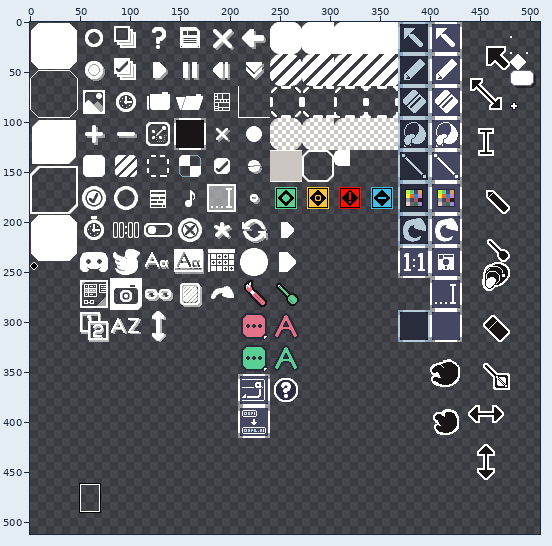
One commit to this sprite sheet: assets/gui.png. Above, an overview of the earlier version with the close-up marked.
Close-up. Before the edit:
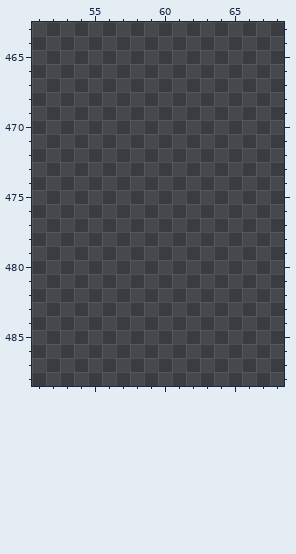
The file is 512x512 pixels. Colours within 5 levels of each other are drawn and written as one. Shown: x 51..68, y 463..488. The wide view leaves out empty margins. The commit also changed other parts of the picture, which this record leaves out.
After:
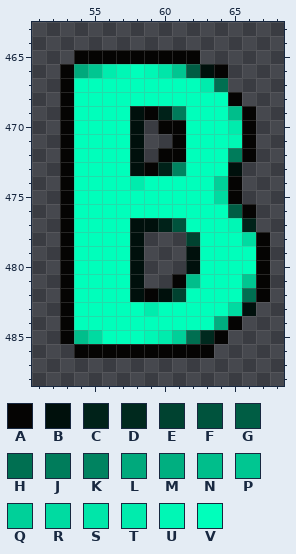
Palette (. is transparent): A #050403  B #00100c  C #002219  D #00291e  E #004230  F #00533d  G #005d44  H #006f51  J #007c5b  K #008360  L #00a97c  M #00af80  N #00be8b  P #00c691  Q #00d099  R #00dba1  S #00e6a9  T #00ecad  U #00f7b5  V #00ffbb
From old to new:
@@ x 51..68 @@
 464 ..................
-465 ..................
-466 ..................
-467 ..................
-468 ..................
-469 ..................
-470 ..................
-471 ..................
-472 ..................
-473 ..................
-474 ..................
-475 ..................
-476 ..................
-477 ..................
-478 ..................
-479 ..................
-480 ..................
-481 ..................
-482 ..................
-483 ..................
-484 ..................
-485 ..................
-486 ..................
+465 ...AAAAAAAAA......
+466 ..ALPTUVUSPGBA....
+467 ..AVVVVVVVVVTH....
+468 ..AVVVVVVVVVVVA...
+469 ..AVVVVBACJVVVNA..
+470 ..AVVVVB.AAVVVTA..
+471 ..AVVVVB..AVVVUA..
+472 ..AVVVVB.AAVVVJA..
+473 ..AVVVVBACKVVVB...
+474 ..AVVVVTVVVVVQA...
+475 ..AVVVVVVVVVVRA...
+476 ..AVVVVVVVVVVVGA..
+477 ..AVVVVBBCFVVVUC..
+478 ..AVVVVB...EVVVRA.
+479 ..AVVVVB...BVVVVA.
+480 ..AVVVVB...BVVVVA.
+481 ..AVVVVB..ANVVVPA.
+482 ..AVVVVBABEVVVVHA.
+483 ..AVVVVVTVVVVVRB..
+484 ..AVVVVVVVVVVMA...
+485 ..ANRVVVUTQHDA....
+486 ...AAAAAAAAAA.....
 487 ..................
Where, in picture pixels (left, top, right, bottom), the same in both close-ups:
added: (60, 50, 270, 358)
